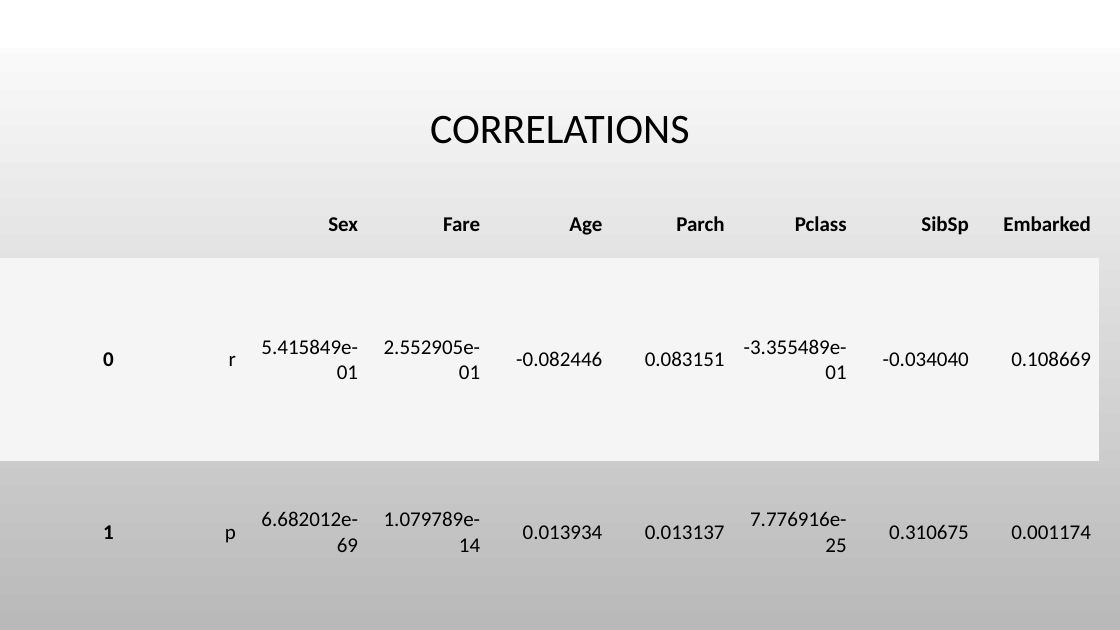
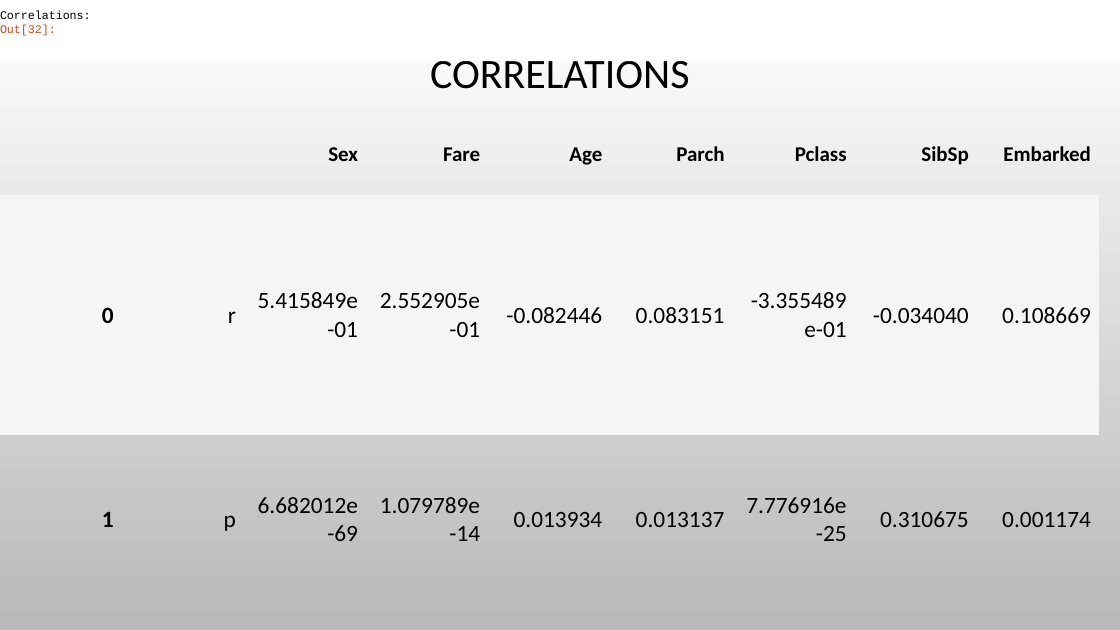
Before and after one commit to lesterstrouse/collab, a slide deck: slide 18 of PPT.pptx (slide 17 before the commit). Drawn at 1120x630 pixels with LibreOffice and Linux fonts; fonts in the diff are those of the drawing; background and template pictures are left out. Boxes give left, top, right and bottom in pixels: in the first picture for what was removed or moved away, otherwise in the second. Text is boxed around its words. In the diff, an @@ line names an element or a change of style, - is before the commit and + after.

```diff
--- a/PPT.pptx
+++ b/PPT.pptx
@@ text "Correlations:" rewrapped from (x1=0, y1=0, x2=1120, y2=48) to (x1=0, y1=11, x2=91, y2=36) @@
@@ title "CORRELATIONS" moved from (x1=430, y1=115, x2=690, y2=144) to (x1=430, y1=61, x2=690, y2=89) @@
@@ table at (x1=0, y1=114, x2=1096, y2=603) @@
@@ size 18 to 20 pt in "0", "r", "5.415849e-01", "2.552905e-01" and 14 more places @@
@@ table resized from (x1=0, y1=190, x2=1096, y2=603) to (x1=0, y1=114, x2=1096, y2=603) @@
```
Also in this commit, not shown: 3 other slides changed, 1 slide added, 4 other files.
